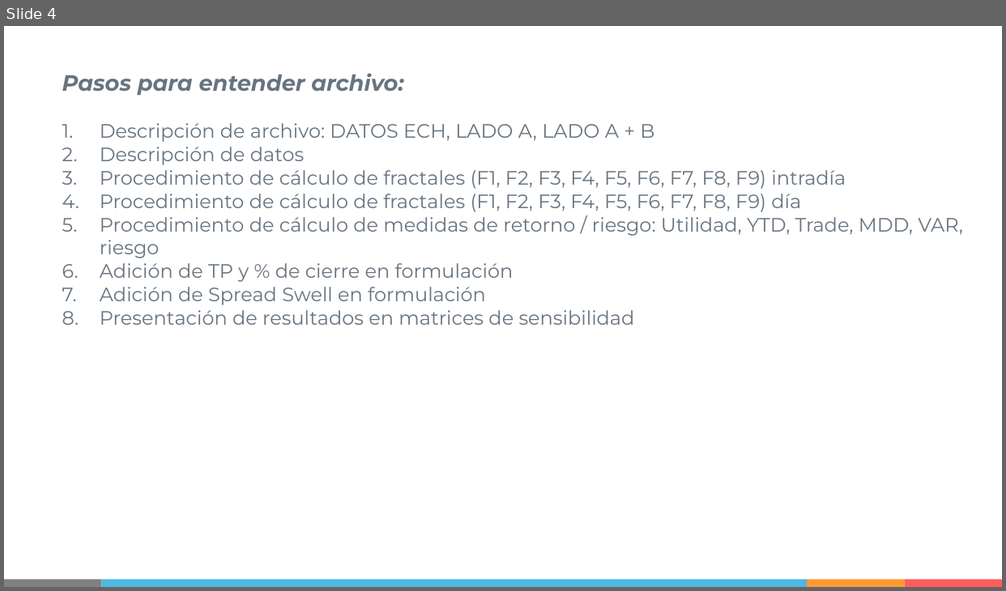
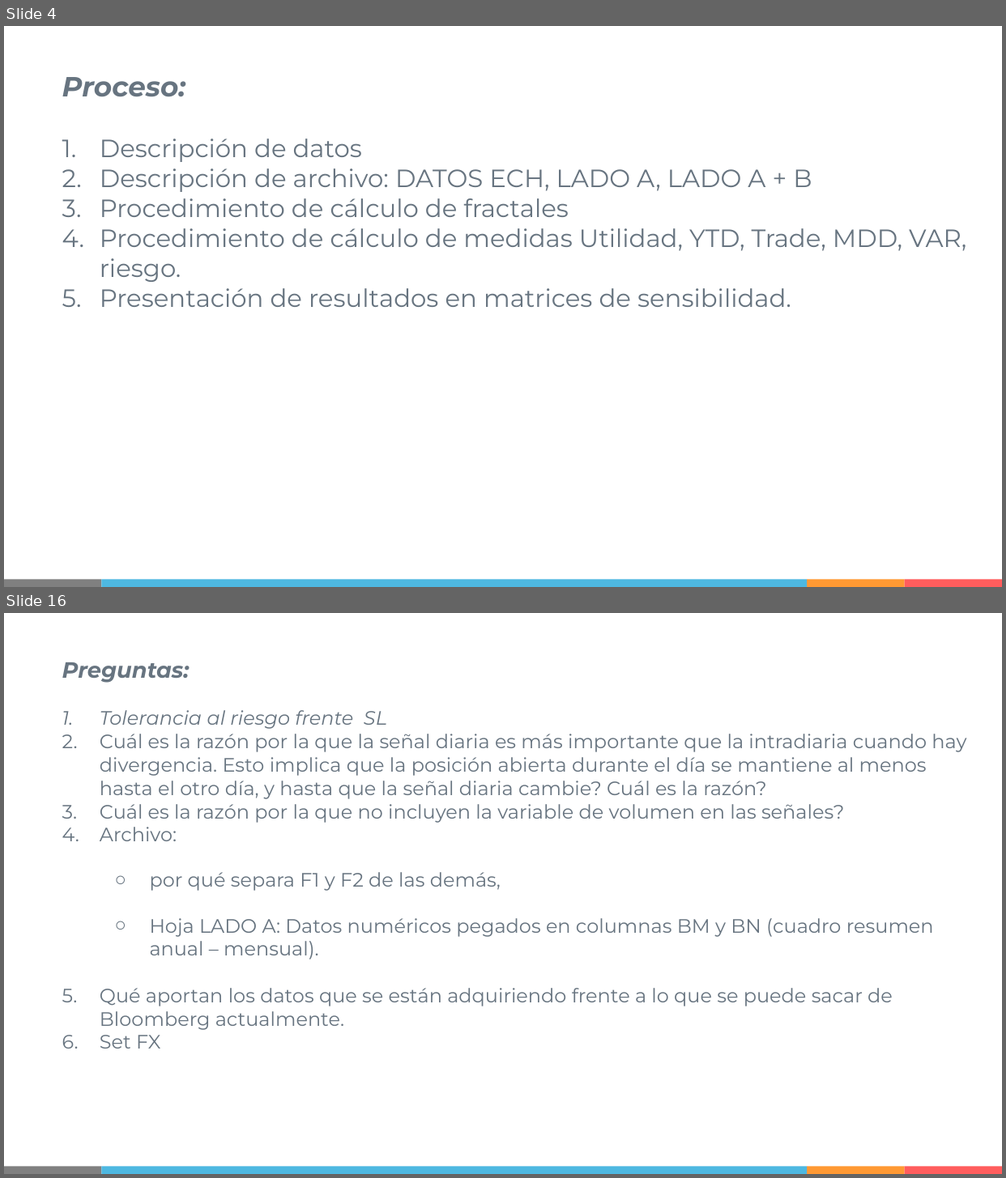
Before and after one commit to IISOS/Swell_2_Optimizacion_estrategias, a slide deck: Presentaciones/Swell - Optimización de estrategias - Plan de trabajo.pptx. Shown one above the other, each under a label of ours: slide 4 before the commit, slides 4 and 16 after it; the slides between them are not shown. The pictures are 1006x591 and 1006x1178 pixels, drawn with LibreOffice and Linux fonts; fonts in the diff are those of the drawing. Boxes give left, top, right and bottom in pixels: in the first picture for what was removed or moved away, otherwise in the second. Text is boxed around its words. In the diff, an @@ line names an element or a change of style, - is before the commit and + after.

Commit message:
Base Datos

```diff
--- a/Presentaciones/Swell - Optimización de estrategias - Plan de trabajo.pptx
+++ b/Presentaciones/Swell - Optimización de estrategias - Plan de trabajo.pptx
@@ slide 16 added at [4, 613, 1002, 1174], background #FFFFFF; not listed: 4 template elements that a slide beside it also shows @@
@@ text added at [62, 662, 966, 1049], 14 pt, text #677480 @@
+Preguntas:
+1. Tolerancia al riesgo frente SL
+2. Cuál es la razón por la que la señal diaria es más importante que la intradiaria cuando hay divergencia. Esto implica que la posición abierta durante el día se mantiene al menos hasta el otro día, y hasta que la señal diaria cambie? Cuál es la razón?
+3. Cuál es la razón por la que no incluyen la variable de volumen en las señales?
+4. Archivo:
+  ○ por qué separa F1 y F2 de las demás,
+  ○ Hoja LADO A: Datos numéricos pegados en columnas BM y BN (cuadro resumen anual – mensual).
+5. Qué aportan los datos que se están adquiriendo frente a lo que se puede sacar de Bloomberg actualmente.
+6. Set FX
@@ slide 4 changed as well @@
@@ text at [62, 77, 362, 162]: text changed; size 16 to 18 pt; bold off; italic off @@
-Pasos para entender archivo:
+Proceso:
+1. Descripción de datos
@@ text at [100, 169, 812, 192]: size 14 to 18 pt in "Descripción de archivo: DATOS ECH, LADO A, ..." @@
@@ text at [100, 199, 966, 307]: text changed; size 14 to 18 pt @@
-2. Descripción de datos
-3. Procedimiento de cálculo de fractales (F1, F2, F3, F4, F5, F6, F7, F8, F9) intradía
-4. Procedimiento de cálculo de fractales (F1, F2, F3, F4, F5, F6, F7, F8, F9) día
-5. Procedimiento de cálculo de medidas de retorno / riesgo: Utilidad, YTD, Trade, MDD, VAR, riesgo
-6. Adición de TP y % de cierre en formulación
-7. Adición de Spread Swell en formulación
-8. Presentación de resultados en matrices de sensibilidad
+3. Procedimiento de cálculo de fractales
+4. Procedimiento de cálculo de medidas Utilidad, YTD, Trade, MDD, VAR, riesgo.
+5. Presentación de resultados en matrices de sensibilidad.
```
Also in this commit, not shown: 15 other slides added, 11 other files.
